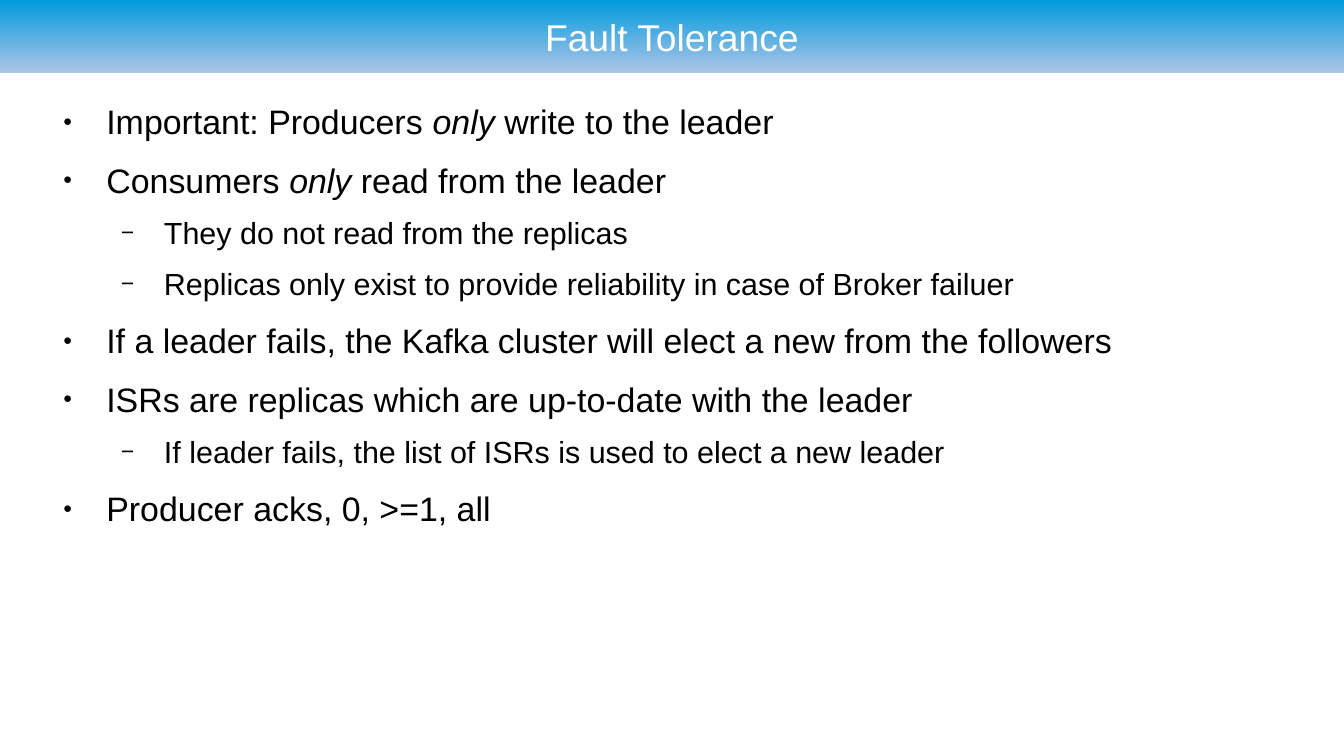
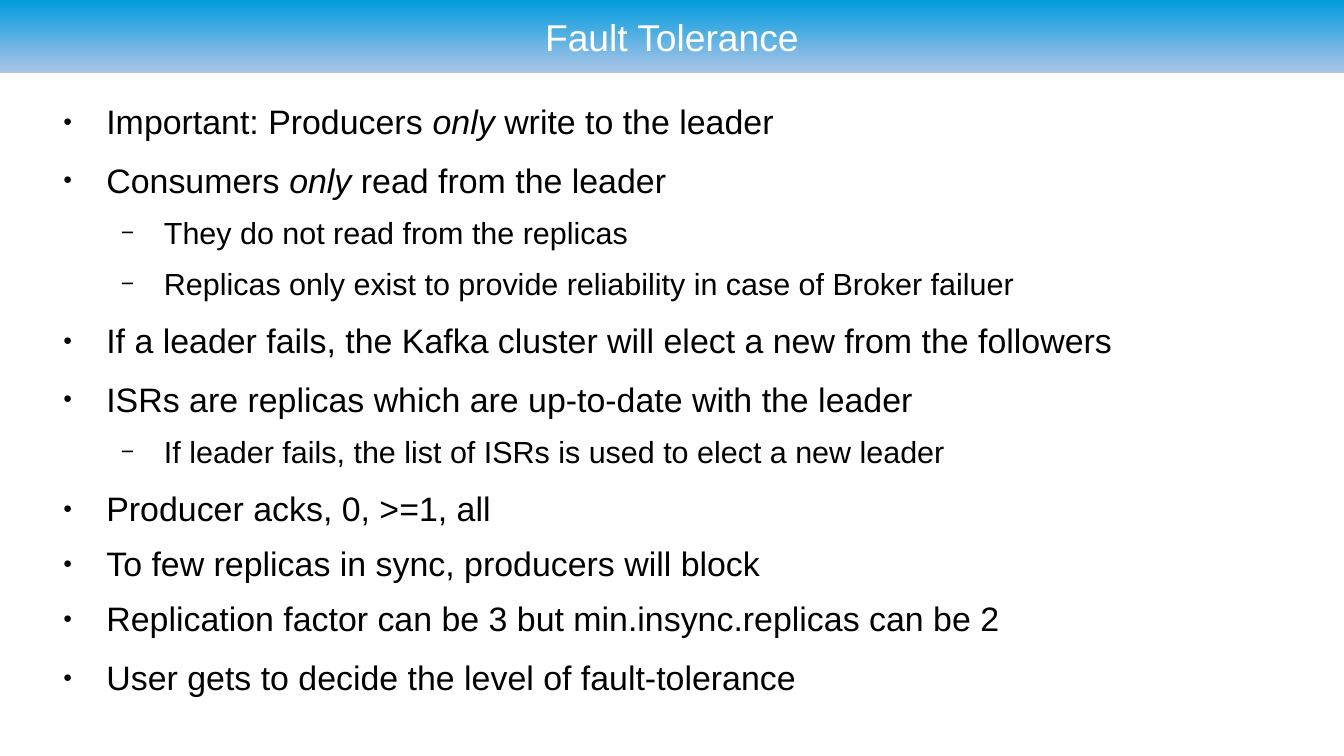
Before and after one commit to ryzlab/kafka-kompetensdag, a slide deck: slide 41 of doc/presentation.odp (slide 32 before the commit). Drawn at 1344x756 pixels with LibreOffice and Linux fonts; fonts in the diff are those of the drawing; background and template pictures are left out. Boxes give left, top, right and bottom in pixels: in the first picture for what was removed or moved away, otherwise in the second. Text is boxed around its words. In the diff, an @@ line names an element or a change of style, - is before the commit and + after.

```diff
--- a/doc/presentation.odp
+++ b/doc/presentation.odp
@@ text at [106,551,999,697]: paragraphs added @@
+● To few replicas in sync, producers will block
+● Replication factor can be 3 but min.insync.replicas can be 2
+● User gets to decide the level of fault-tolerance
```
Also in this commit, not shown: 17 other slides changed, 2 slides added.
